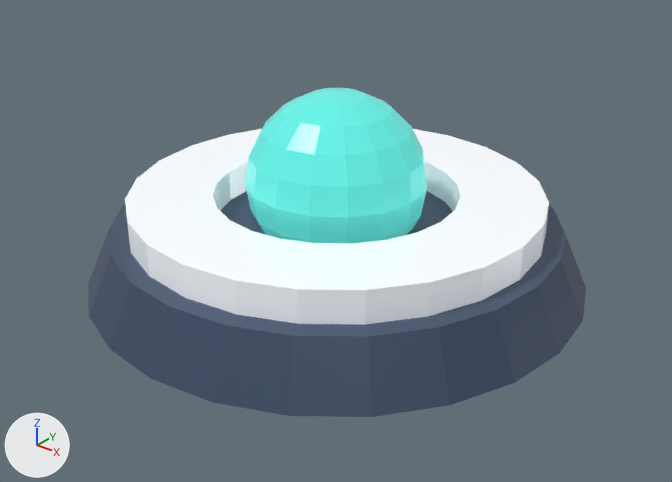
Before and after pictures for a commit that changed the glTF model public/models/origin-beacon.glb.
Rendered twice from a 50 mm camera at (2.01, -2.52, 1.69) aimed at (0.08, -0.11, 0.19). The axes (+X, +Y, +Z) are drawn at lower left. The lights are the same throughout. The picture after the commit comes second. Vertices at exactly the same position are counted once.

Names of what the first picture shows: 'MeridianBeaconRoot'.
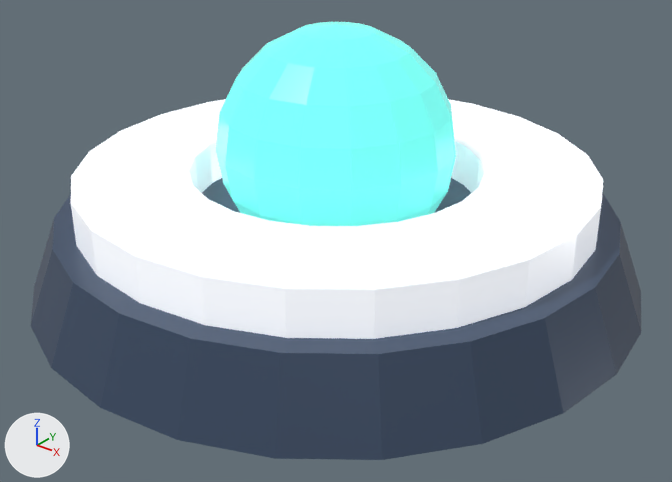
The edits, one by one:
In material 'OriginWhiteRing' (mat_originwhitering), emission_color goes from (0.14, 0.15, 0.17) (grey #696c73) to (0.38, 0.4, 0.44) (grey #a6aab1).
In material 'OriginTealCore' (mat_origintealcore), emission_color goes from (0.06, 0.28, 0.25) (cyan #459089) to (0.12, 0.5, 0.45) (cyan #61bcb3).
me_beaconmesh is used by ob_meridianbeaconroot; location (0.0, 0.0, 0.0).
me_beaconmesh had 316 vertices, 576 faces and spanned x -0.95..0.95, y -0.95..0.95, z 0.0..0.72.
me_beaconmesh now has 316 vertices, 576 faces and spans x -1.15..1.15, y -1.15..1.15, z 0.0..0.96.
me_beaconmesh part 1: the loose piece of 50 vertices spanning x -0.95..0.95, y -0.95..0.95, z 0.0..0.22 is scaled about the mesh origin by (1.22, 1.22, 1.27).
me_beaconmesh part 2: the loose piece of 170 vertices spanning x -0.34..0.34, y -0.34..0.34, z 0.04..0.72 is scaled about its middle by 1.29, then moved by (0.0, 0.0, 0.14).
me_beaconmesh part 3: 96 of 316 vertices moved; they spanned x -0.78..0.78, y -0.78..0.78, z 0.22..0.34 and now span x -0.96..0.96, y -0.96..0.96, z 0.28..0.44; mean shift (0.0, 0.0, 0.08); largest move (0.78, 0.0, 0.34) -> (0.96, 0.0, 0.44).

What differs and where, as boxes [x1, y1, x2, y2] in the pictures (672 x 482 px; the box of a moved part takes in the faces that stretch with it):
'MeridianBeaconRoot', recoloured, reshaped (22% wider, 33% taller): before [88, 88, 586, 417]; after [31, 22, 641, 460]
part 1 of me_beaconmesh, moved or reshaped: before [88, 191, 586, 417]; after [31, 178, 641, 460]
part 2 of me_beaconmesh, moved or reshaped: before [245, 88, 427, 243]; after [216, 22, 456, 226]
part 3 of me_beaconmesh, moved or reshaped: before [125, 129, 549, 325]; after [71, 99, 603, 339]
